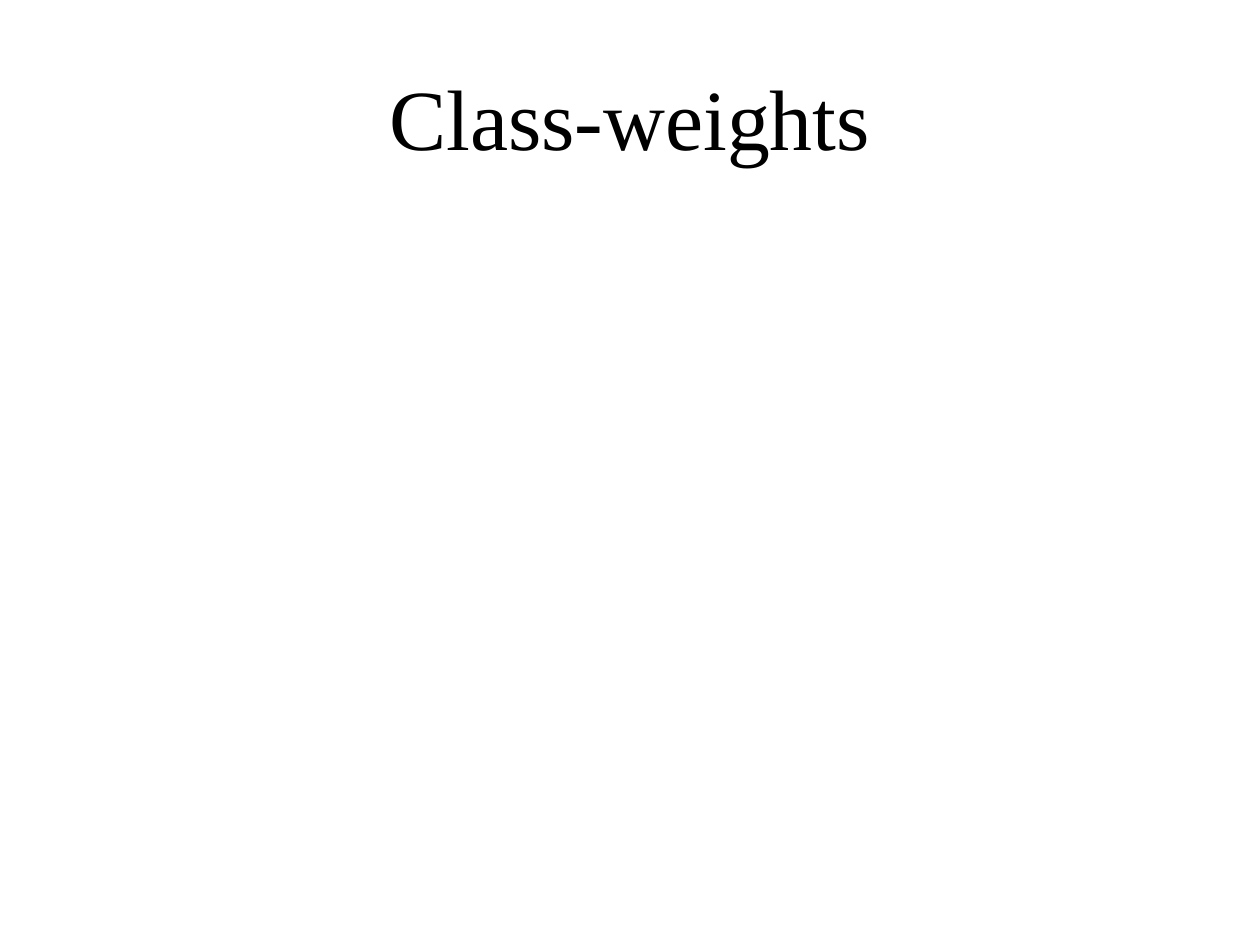
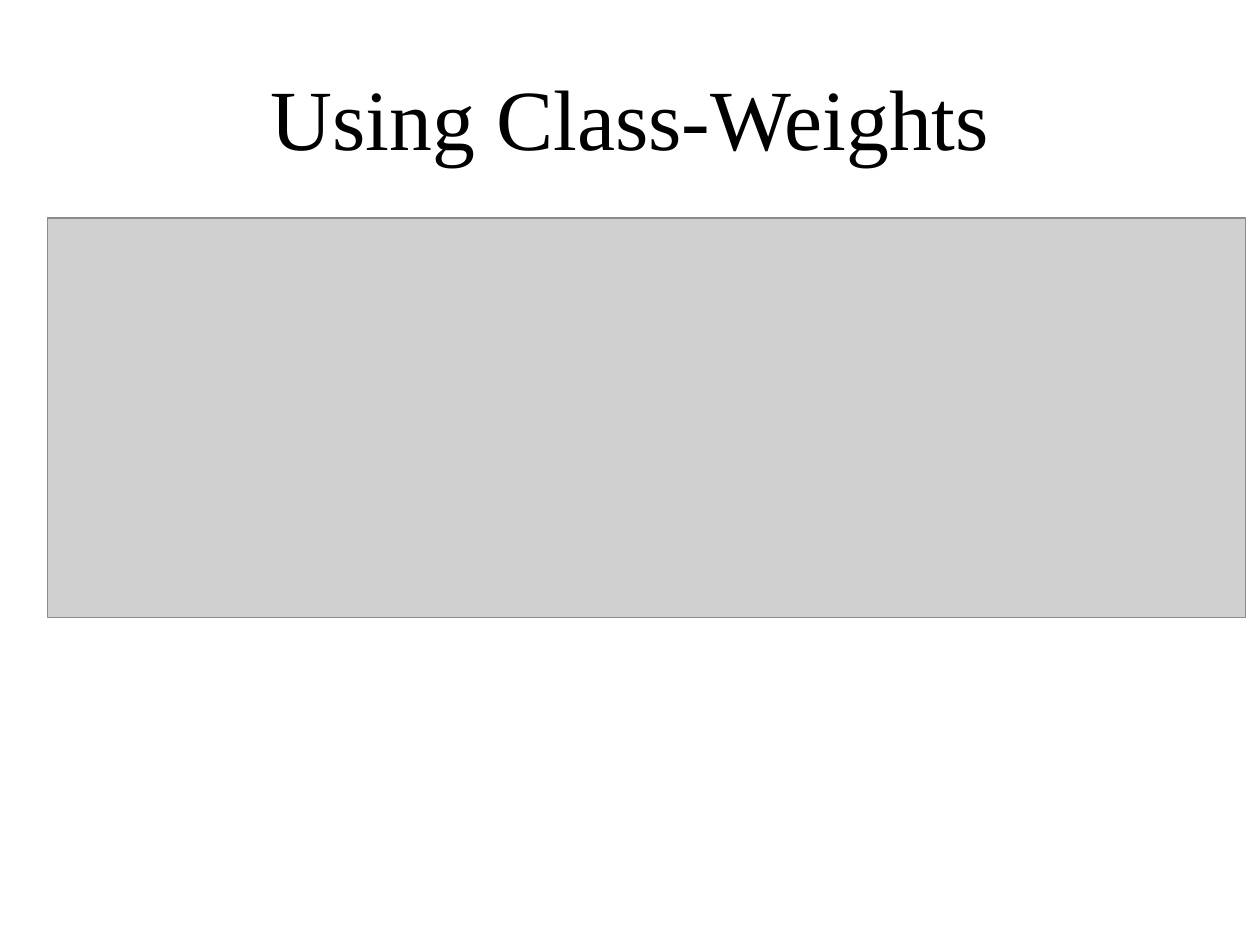
Before and after one commit to amueller/applied_ml_spring_2017, a slide deck: slide 21 of slides/aml-15-032017.odp (slide 11 before the commit). Drawn at 1260x945 pixels with LibreOffice and Linux fonts; fonts in the diff are those of the drawing; grey boxes stand for pictures. Boxes give left, top, right and bottom in pixels: in the first picture for what was removed or moved away, otherwise in the second. Text is boxed around its words. In the diff, an @@ line names an element or a change of style, - is before the commit and + after.

```diff
--- a/slides/aml-15-032017.odp
+++ b/slides/aml-15-032017.odp
@@ title at <box>270,90,989,166</box>: text changed @@
-Class-weights
+Using Class-Weights
@@ picture added at <box>48,218,1246,617</box> @@
```
Also in this commit, not shown: 4 other slides changed, 25 slides added, 7 slides removed, 2 other files.
